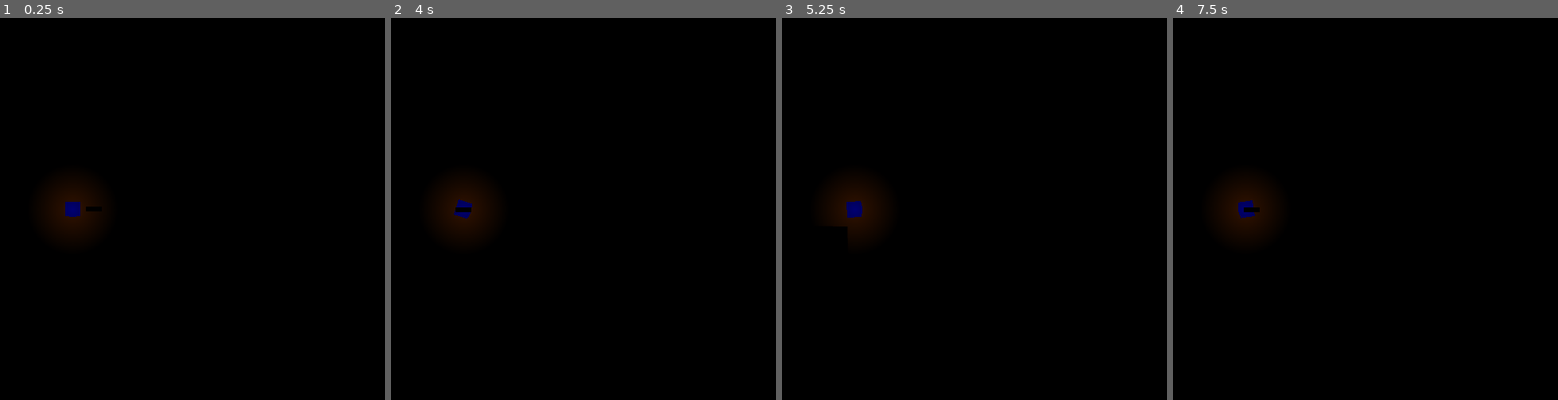
Above: before the commit, frames 1-4 (left to right).
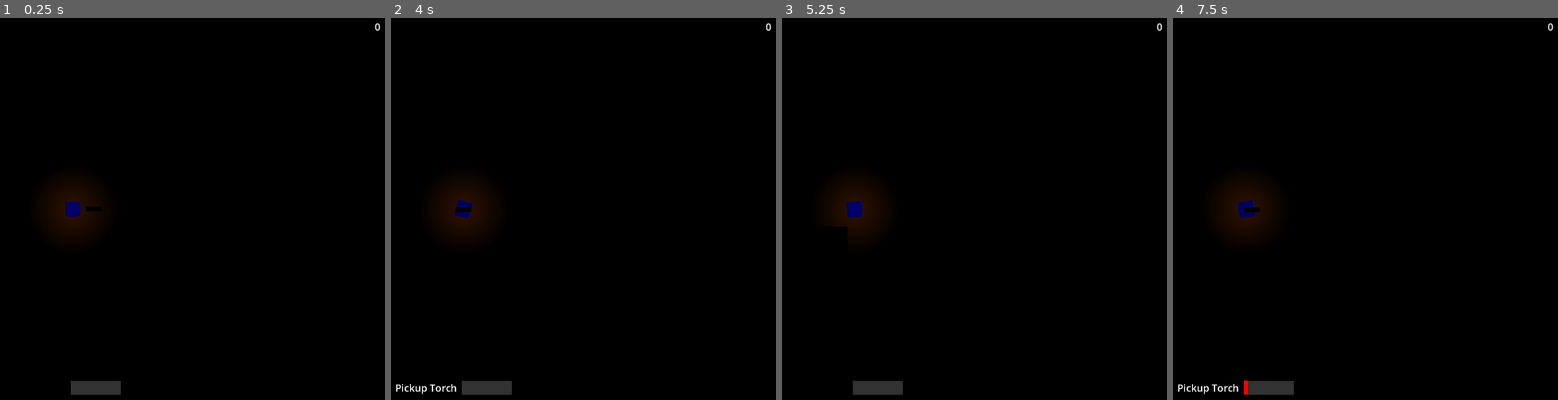
Above: after the commit, the same moments.

Repository: OwenTheBell/Torch
Game: Godot game, scene res://Environment/world.tscn
The game is run twice, just before and just after one commit, with the same random seed, the same clock (stepped at 60 frames per second) and the same inputs.
Inputs (mouse positions are in pixels of both pictures, inside the frame that each line leads up to):
- Up to frame 1 (0.25 s): no input
- Up to frame 2 (4 s): tap Enter at 0.5 s; move the mouse to (602, 189) at 0.52 s; hold D (Right) 0.53-1.28 s; hold Space (Interact) 0.53-1.28 s; move the mouse to (outside the picture) at 1.27 s; hold S (Down) 1.28-2.03 s; click (outside the picture) at 1.35 s; move the mouse to (525, 121) at 2.02 s; hold D (Right) 2.03-2.78 s; right-click (525, 121) at 2.1 s; tap R (restart) at 2.75, 3.5 s; move the mouse to (433, 289) at 2.77 s; hold W (Up) 2.78-3.53 s; tap Space (Interact) at 2.85 s; move the mouse to (652, 270) at 3.52 s; hold A (Left) from 3.53 s (still down); click (652, 270) at 3.6 s
- Up to frame 3 (5.25 s): move the mouse to (outside the picture) at 4.27 s; right-click (outside the picture) at 4.35 s; tap R (restart) at 5 s; move the mouse to (885, 209) at 5.02 s; release A (Left) at 5.03 s; hold S (Down) from 5.03 s (still down); hold Space (Interact) from 5.03 s (still down)
- Up to frame 4 (7.5 s): move the mouse to (outside the picture) at 5.77 s; release S (Down) at 5.78 s; release Space (Interact) at 5.78 s; hold D (Right) 5.78-6.53 s; click (outside the picture) at 5.85 s; tap R (restart) at 6.5, 7.25 s; move the mouse to (1384, 189) at 6.52 s; hold W (Up) 6.53-7.28 s; right-click (1384, 189) at 6.6 s; move the mouse to (outside the picture) at 7.27 s; hold D (Right) from 7.28 s (still down); tap Space (Interact) at 7.35 s

The runs differ from the first frame. In frame 1, 0.5% of the frame differs, in the area x 18-99%, y 1-99%; in frame 2, 0.7%; in frame 3, 0.5%; in frame 4, 0.7%, in the area x 1-99%, y 1-99%.

Commit message:
Added game_canvas to world

Diff:
--- a/Environment/world.tscn
+++ b/Environment/world.tscn
@@ -8,6 +8,7 @@
 [ext_resource type="Script" path="res://Enemies/Enemy Spawner.gd" id="6_7vtgu"]
 [ext_resource type="Script" path="res://Singletons & Managers/Game Control.gd" id="7_fw5gy"]
 [ext_resource type="PackedScene" uid="uid://s8jpejd63pux" path="res://Lights/torch.tscn" id="8_svojg"]
+[ext_resource type="PackedScene" uid="uid://ctdvy21seh15m" path="res://UI/game_canvas.tscn" id="9_6qnxw"]
 
 [sub_resource type="LabelSettings" id="LabelSettings_cdflv"]
 font_size = 50
@@ -96,3 +97,5 @@
 
 [node name="Torch" parent="." instance=ExtResource("8_svojg")]
 position = Vector2(86, 0)
+
+[node name="Game Canvas" parent="." instance=ExtResource("9_6qnxw")]
Not shown: 1 places in Environment/world.tscn that only renumber resources
